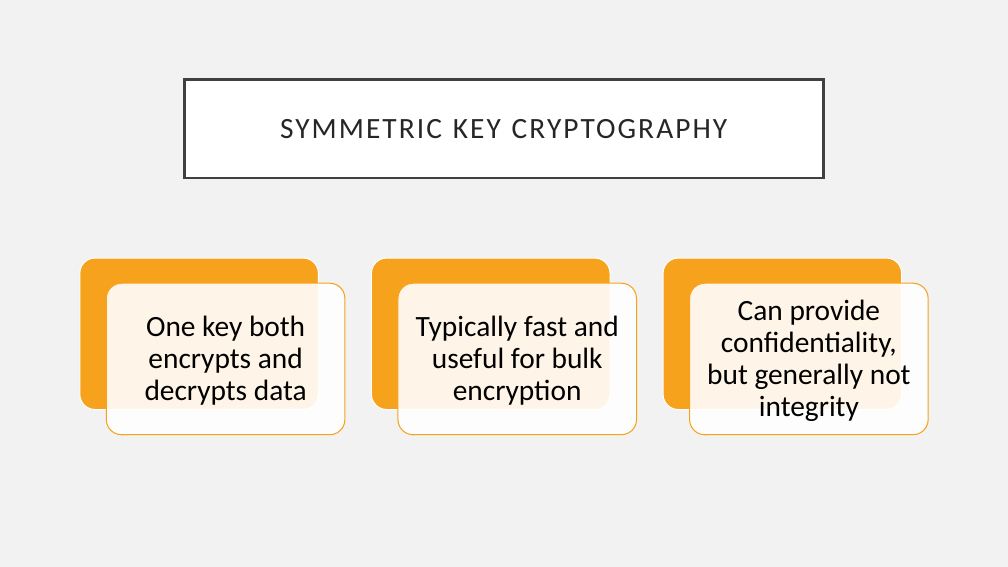
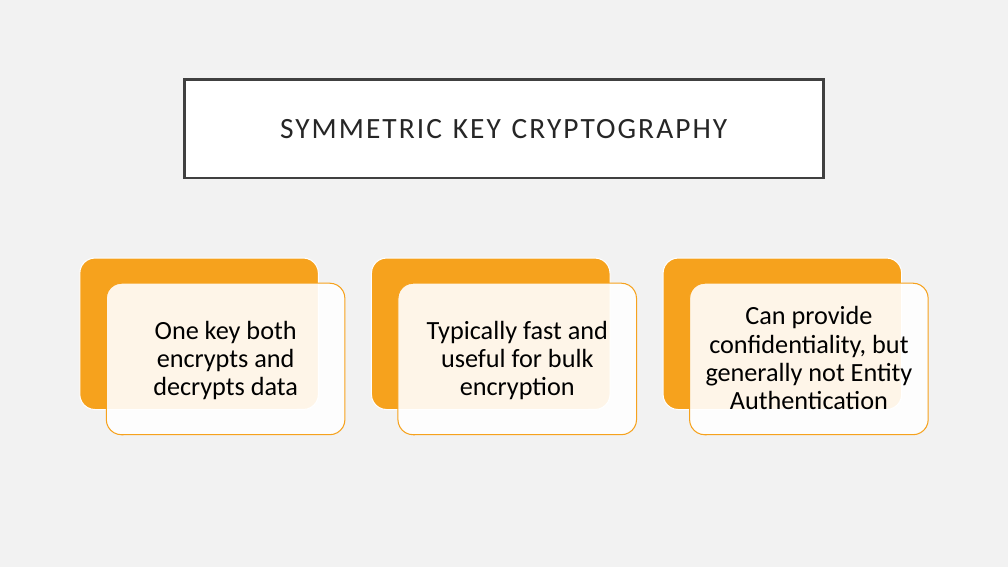
Before and after one commit to CrimsonVista/UTAustin-Courses, a slide deck: slide 5 of 2020sp_cs316s/lectures/13 TLS and TLS MITM.pptx. Drawn at 1008x567 pixels with LibreOffice and Linux fonts; fonts in the diff are those of the drawing. Boxes give left, top, right and bottom in pixels: in the first picture for what was removed or moved away, otherwise in the second. Text is boxed around its words. In the diff, an @@ line names an element or a change of style, - is before the commit and + after.

```diff
--- a/2020sp_cs316s/lectures/13 TLS and TLS MITM.pptx
+++ b/2020sp_cs316s/lectures/13 TLS and TLS MITM.pptx
@@ text "One key both encrypts and ..." at box(153, 320, 298, 400): size 28 to 25 pt; less space between paragraphs @@
@@ text "Typically fast and useful for ..." at box(427, 320, 608, 400): size 28 to 25 pt; less space between paragraphs @@
@@ text at box(706, 305, 913, 409): text changed; size 28 to 25 pt @@
-Can provide confidentiality, but generally not integrity
+Can provide confidentiality, but generally not Entity Authentication
```
Also in this commit, not shown: 2 other slides changed, 1 other file.
